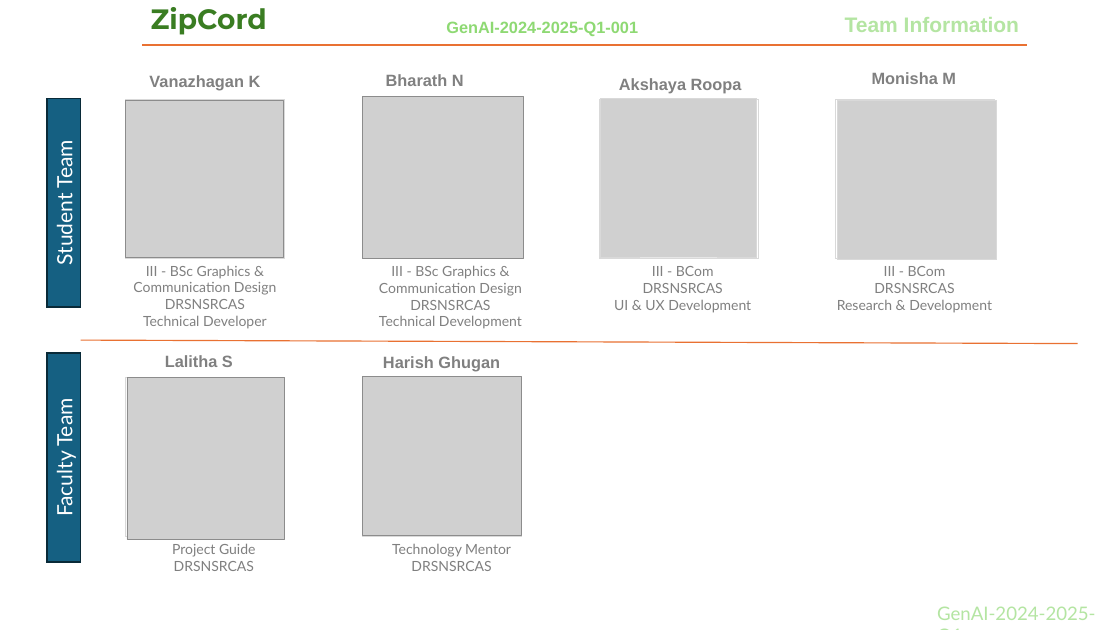
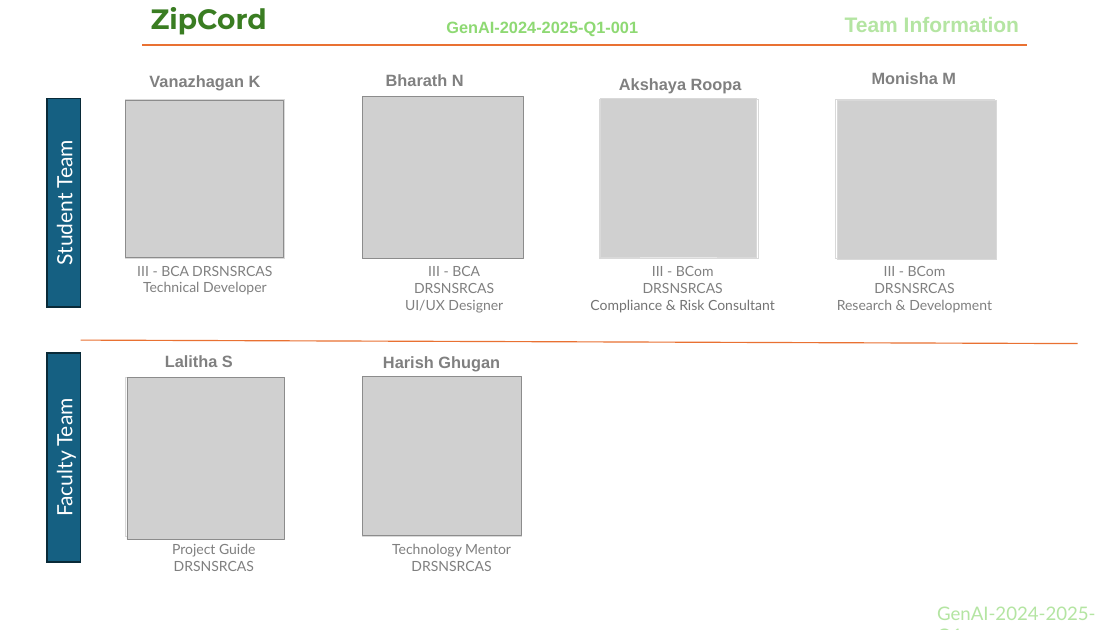
Before and after one commit to Vanazhagan/Zipcord_PPT., a slide deck: slide 2 of ZipCord-GenAI-PPT.pptx. Drawn at 1120x630 pixels with LibreOffice and Linux fonts; fonts in the diff are those of the drawing; grey boxes stand for pictures; background and template pictures are left out. Boxes give left, top, right and bottom in pixels: in the first picture for what was removed or moved away, otherwise in the second. Text is boxed around its words. In the diff, an @@ line names an element or a change of style, - is before the commit and + after.

```diff
--- a/ZipCord-GenAI-PPT.pptx
+++ b/ZipCord-GenAI-PPT.pptx
@@ text at <box>137,266,272,276</box>: text changed @@
-III - BSc Graphics & Communication Design
-DRSNSRCAS
+III - BCA DRSNSRCAS
@@ text at <box>428,266,480,276</box>: text changed @@
-III - BSc Graphics & Communication Design
+III - BCA
@@ text at <box>590,299,775,313</box>: text changed; text colour #808080 to #747474 @@
-UI & UX Development
+Compliance & Risk Consultant
@@ text at <box>405,300,503,313</box>: text changed @@
-Technical Development
+UI/UX Designer
```
Also in this commit, not shown: 2 other slides changed.
